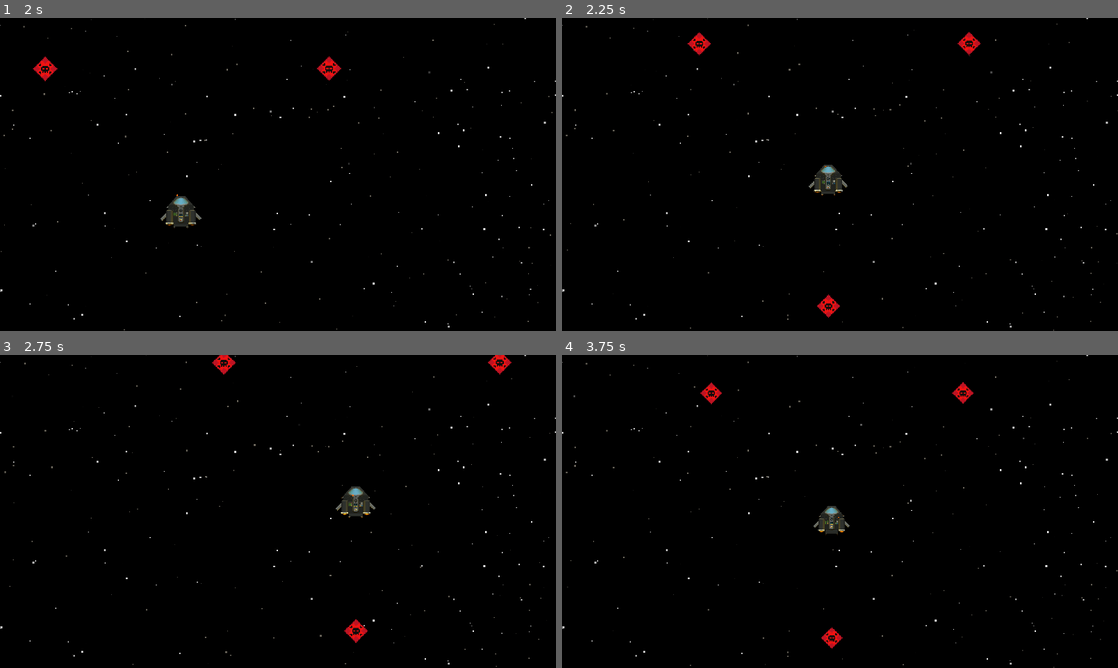
Above: before the commit, frames 1-4 (two rows, left to right).
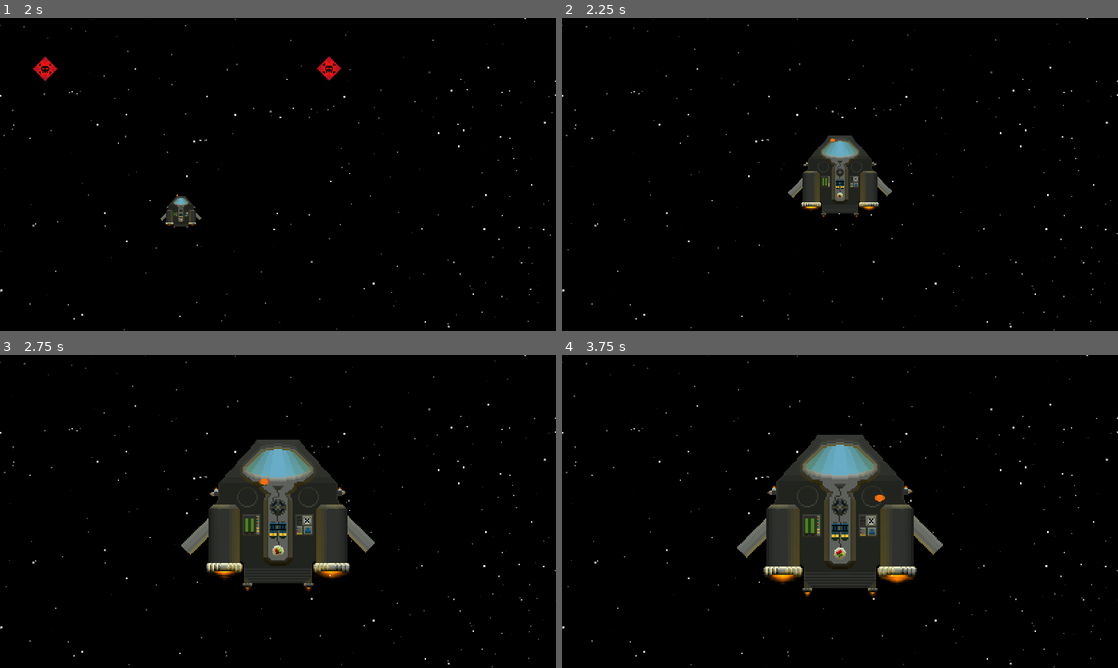
Above: after the commit, the same moments.

Repository: creusator/A_Random_Space_Game
Game: Godot game, scene res://UI/Menus/MainMenu/MainMenu.tscn
The game is run twice, just before and just after one commit, with the same random seed, the same clock (stepped at 60 frames per second) and the same inputs.
Inputs (mouse positions are in pixels of both pictures, inside the frame that each line leads up to):
- Up to frame 1 (2 s): click "Play" at 0.5 s; move the mouse to (400, 158) at 1.27 s; hold D (rotate_right) from 1.28 s (still down); tap Mouse wheel up (zoom_in) at 1.35 s; tap Mouse wheel down (zoom_out) at 1.55 s
- Up to frame 2 (2.25 s): move the mouse to (728, 190) at 2.02 s; release D (rotate_right) at 2.03 s; hold S (thrust_down) from 2.03 s (still down); tap Mouse wheel down (zoom_out) at 2.1 s
- Up to frame 3 (2.75 s): keep holding S (thrust_down); tap Mouse wheel up (zoom_in) at 2.3 s
- Up to frame 4 (3.75 s): move the mouse to (895, 442) at 2.77 s; release S (thrust_down) at 2.78 s; hold D (rotate_right) 2.78-3.53 s; hold Right mouse button (aim_to_target_hold) 2.78-3.53 s; tap Mouse wheel down (zoom_out) at 3.05 s; move the mouse to (812, 574) at 3.52 s; hold S (thrust_down) from 3.53 s (still down); tap P (enable_precision_mode_toggle) at 3.6 s

Frame 1 is identical in both runs. In frame 2, 3.2% of the frame differs, in the area x 0-100%, y 3-100%; in frame 3, 11%; in frame 4, 12%.

Commit message:
Camera work + fixes
- Added various smoothing to camera (missing translation)
- Fixed some parallax jitter (still missing some + introduced bugs)

Next up :
- More camera work (smoothing position)
- Graphic overhaul (3D pre-rendered sprites)

Diff:
--- a/Backgrounds/Space/BackgroundSpace.gd
+++ b/Backgrounds/Space/BackgroundSpace.gd
@@ -27,14 +27,14 @@
 	_on_viewport_size_changed()
 	update_viewport_size()
 
-func _process(_delta: float) -> void:
+func _physics_process(_delta: float) -> void:
 	var new_size = get_viewport().size * 2
 	if Vector2i(new_size) != current_viewport_size:
 		_on_viewport_size_changed()
 
 	if not camera:
 		return
-	rotation = -camera.rotation
+	rotation = -camera.global_rotation
 	if rotation != 0.0:
 		if furthest_layer.motion_scale != Vector2.ZERO:
 			furthest_layer.motion_scale = Vector2.ZERO
--- a/UI/Camera/Camera.gd
+++ b/UI/Camera/Camera.gd
@@ -10,6 +10,7 @@
 @export var mouse_influence_strength: float = 0.5
 
 @onready var original_target = target
+@onready var current_mode: int = GlobalVariables.camera_mode
 
 var viewport: Vector2
 var target_position: Vector2 = Vector2.INF
@@ -29,72 +30,82 @@
 	var target_piloting:bool = target is Ship and target.is_piloted == true
 	var target_on_foot_inside:bool = target is Ship and target.is_piloted == false
 	var target_on_foot_outside:bool = target is Player and target.sitting == false
+
+	if target_piloting or target_on_foot_outside :
+		current_mode = GlobalVariables.camera_mode
+	elif target_on_foot_inside:
+		current_mode = 2
+
 	CameraZoom(delta)
-	if target_piloting:
-		rotation = 0.0
-		CameraMovePiloted(delta)
-	elif target_on_foot_inside:
-		rotation = target.rotation
-		CameraMoveOnFoot(delta)
-	elif target_on_foot_outside:
-		rotation = 0.0
-		CameraMoveOnFoot(delta)
+	CameraRotate(delta)
+	CameraMove(delta)
 
-func CameraMovePiloted(delta: float) -> void:
+func CameraMove(delta: float) -> void:
 	if not target:
 		return
 
-	match GlobalVariables.camera_mode:
-		0:  #Mode target
+	match current_mode:
+		0: #Mode target
+			target_position = target.global_position
+			if target_position != Vector2.INF:
+				global_position = target_position
+		1: #Mode target mouse blended
+			target_position = target.global_position
+			var mouse_pos = get_global_mouse_position()
+			var mouse_dist = (mouse_pos - target_position).length()
+			var influence = clamp(mouse_dist / mouse_influence_radius, 0.0, 1.0)
+			var desired_mouse_offset = (mouse_pos - target_position) * influence * mouse_influence_strength
+			mouse_offset = mouse_offset.lerp(desired_mouse_offset, camera_smooth_speed * delta)
+			global_position = target_position + mouse_offset
+		2: #Mode interior
 			target_position = target.global_position
 			if target_position != Vector2.INF:
 				global_position = target_position
 
-		1:  #Mode target mouse blended
-			var target_pos = target.global_position
-			var mouse_pos = get_global_mouse_position()
-			var mouse_dist = (mouse_pos - target_pos).length()
-			var influence = clamp(mouse_dist / mouse_influence_radius, 0.0, 1.0)
-			var desired_mouse_offset = (mouse_pos - target_pos) * influence * mouse_influence_strength
-			mouse_offset = mouse_offset.lerp(desired_mouse_offset, camera_smooth_speed * delta)
-			global_position = target_pos + mouse_offset
-
-func CameraMoveOnFoot(delta: float) -> void:
+func CameraRotate(delta: float) -> void:
 	if not target:
 		return
 
-	match GlobalVariables.camera_mode:
-		0:  #Mode target
-			target_position = target.global_position
-			if target_position != Vector2.INF:
-				global_position = target_position
+	var target_angular_velocity: float = 0.0
+	var target_rotation:float = 0.0
 
-		1:  #Mode target mouse blended
-			var target_pos = target.global_position
-			var mouse_pos = get_global_mouse_position()
-			var mouse_dist = (mouse_pos - target_pos).length()
-			var influence = clamp(mouse_dist / mouse_influence_radius, 0.0, 1.0)
-			var desired_mouse_offset = (mouse_pos - target_pos) * influence * mouse_influence_strength
-			mouse_offset = mouse_offset.lerp(desired_mouse_offset, camera_smooth_speed * delta)
-			global_position = target_pos + mouse_offset
+	match current_mode:
+		0: # Mode target
+			target_rotation = 0.0
+		1: # Mode target mouse blended
+			target_rotation = 0.0
+		2: # Mode interior
+			target_rotation = target.global_rotation
+			target_angular_velocity = target.motion_component_2d.angular_velocity_rad
+
+	var angle_diff = angle_difference(global_rotation, target_rotation)
+	var smooth_correction = angle_diff * camera_smooth_speed
+	var velocity_correction = target_angular_velocity
+	if abs(angle_diff) >= 0.0 : #0.92 is a magic number to eliminate shifting
+		global_rotation += (smooth_correction + velocity_correction)* 0.92 * delta
+	else:
+		global_rotation = target_rotation
 
 func CameraZoom(delta: float) -> void:
-	if Input.is_action_just_pressed("zoom_in"):
-		zoom_target *= 1.1
-	if Input.is_action_just_pressed("zoom_out"):
-		zoom_target *= 0.9
+	if not target:
+		return
 
-	zoom_target.x = clamp(zoom_target.x, min_zoom, max_zoom)
-	zoom_target.y = clamp(zoom_target.y, min_zoom, max_zoom)
-	zoom = zoom.lerp(zoom_target, zoom_speed * delta)
+	if current_mode == 2 :
+		zoom = zoom.lerp(Vector2(max_zoom, max_zoom), zoom_speed * delta)
+	else :
+		if Input.is_action_just_pressed("zoom_in"):
+			zoom_target *= 1.1
+		if Input.is_action_just_pressed("zoom_out"):
+			zoom_target *= 0.9
+		zoom_target.x = clamp(zoom_target.x, min_zoom, max_zoom)
+		zoom_target.y = clamp(zoom_target.y, min_zoom, max_zoom)
+		zoom = zoom.lerp(zoom_target, zoom_speed * delta)
 
 func _on_player_entered_ship(ship):
 	set_target(ship)
-	rotation = target.rotation
 
 func _on_player_exited_ship():
 	set_target(original_target)
-	rotation = 0.0
 
 func set_target(new_target:Node2D):
 	target = new_target
